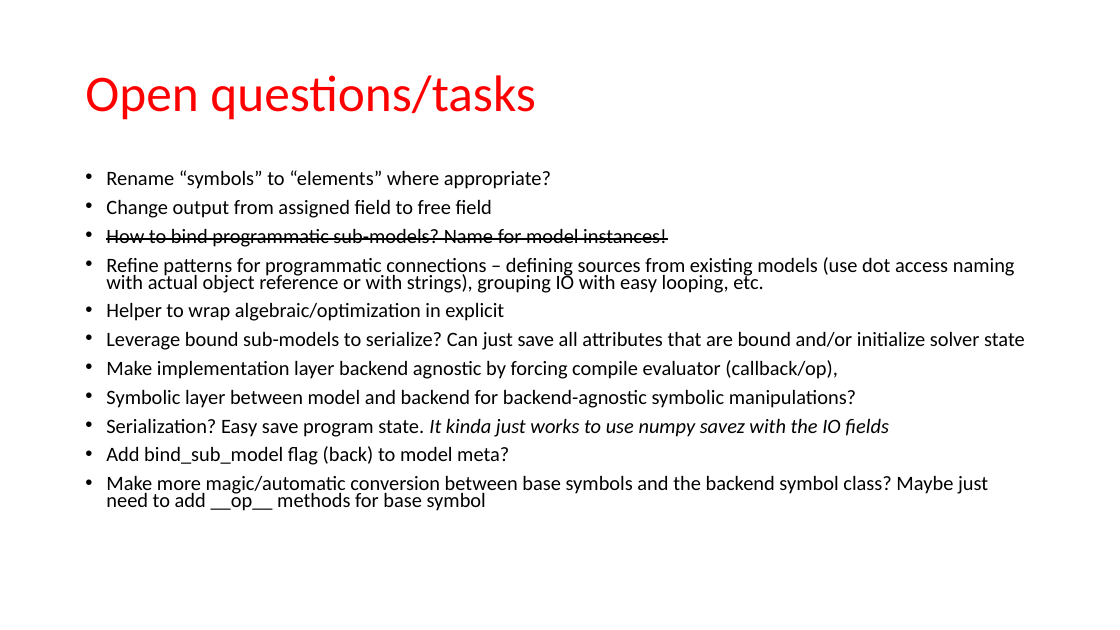
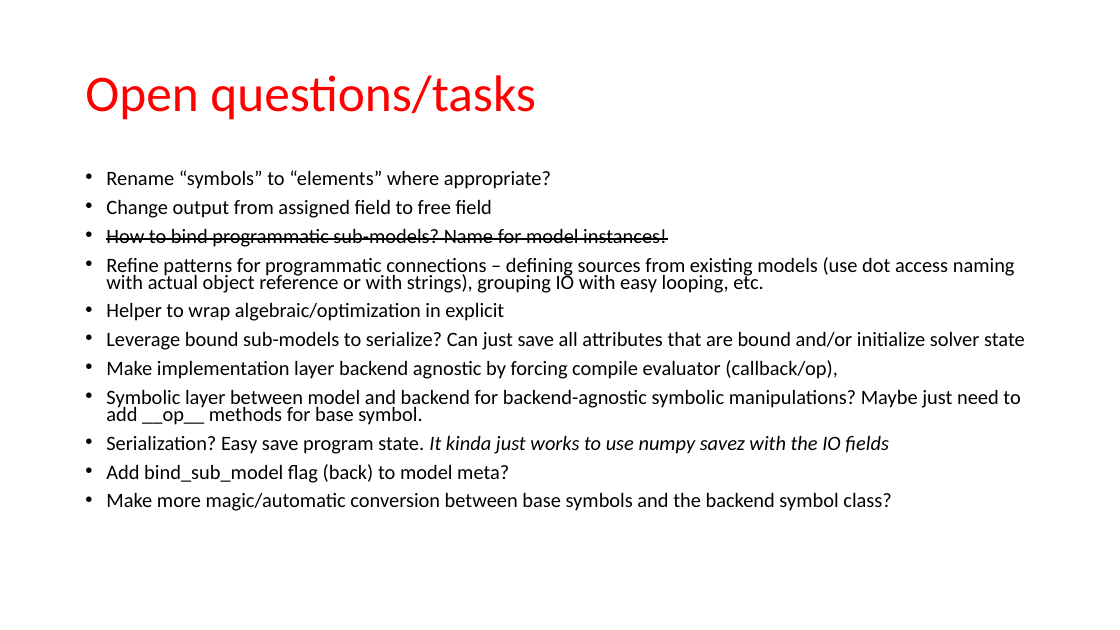
Before and after one commit to nlistgarten/condor, a slide deck: slide 14 of design/condor.pptx. Drawn at 1120x630 pixels with LibreOffice and Linux fonts; fonts in the diff are those of the drawing. Boxes give left, top, right and bottom in pixels: in the first picture for what was removed or moved away, otherwise in the second. Text is boxed around its words. In the diff, an @@ line names an element or a change of style, - is before the commit and + after.

Commit message:
fix TODO again

```diff
--- a/design/condor.pptx
+++ b/design/condor.pptx
@@ text at (x1=106, y1=389, x2=1020, y2=425): text changed @@
-• Symbolic layer between model and backend for backend-agnostic symbolic manipulations?
+• Symbolic layer between model and backend for backend-agnostic symbolic manipulations? Maybe just need to add __op__ methods for base symbol.
@@ text at (x1=106, y1=492, x2=891, y2=511): text changed @@
-• Make more magic/automatic conversion between base symbols and the backend symbol class? Maybe just need to add __op__ methods for base symbol
+• Make more magic/automatic conversion between base symbols and the backend symbol class?
```
